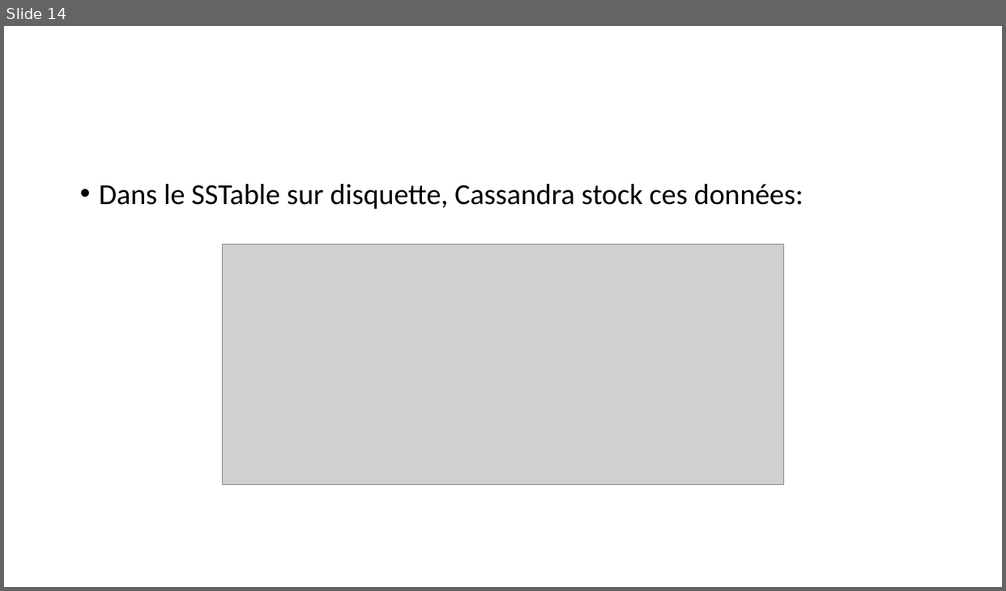
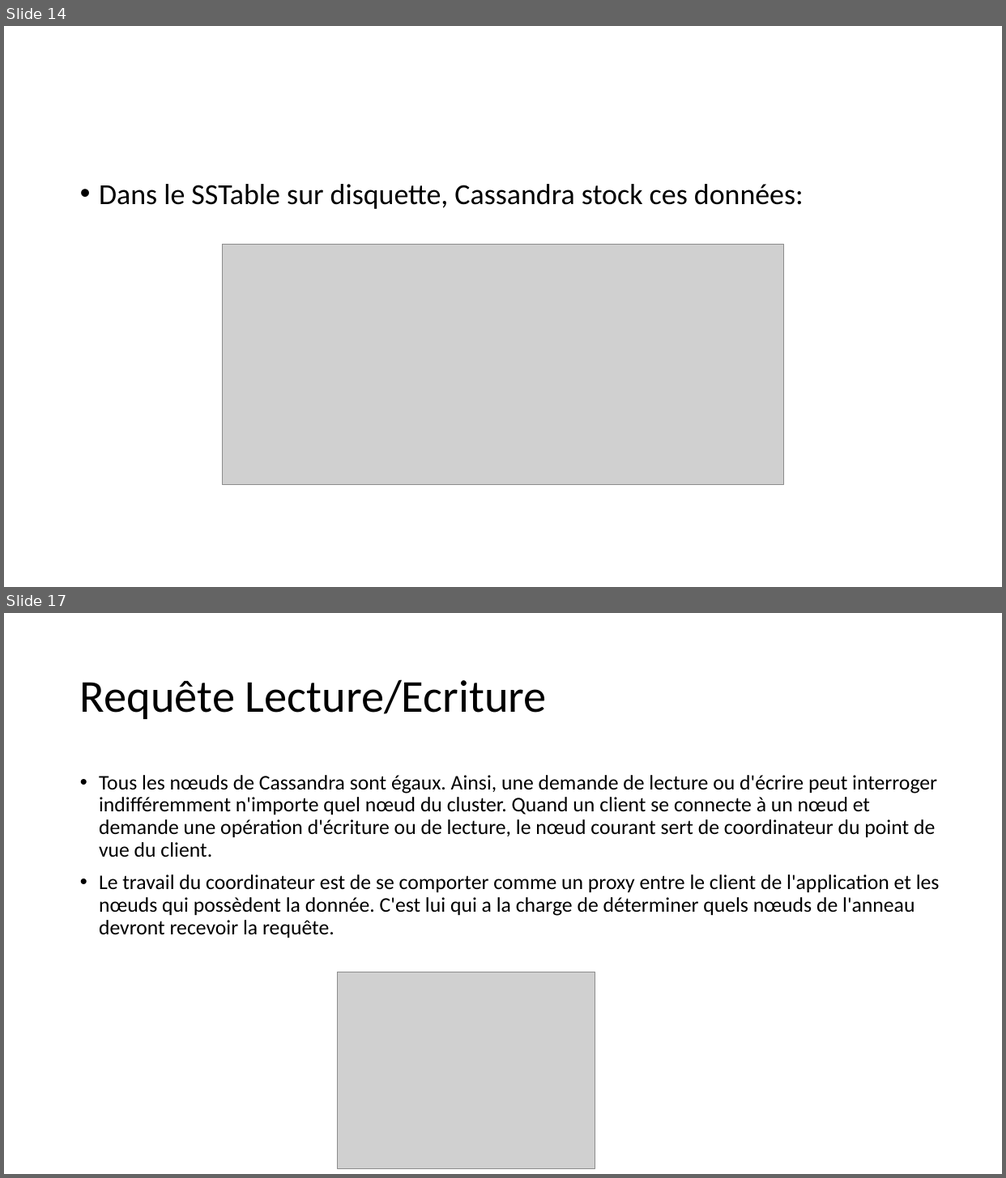
Before and after one commit to khalilbsaibes/cassandra, a slide deck: Cassandra.pptx. Shown one above the other, each under a label of ours: slide 14 before the commit, slides 14 and 17 after it; the slides between them are not shown. The pictures are 1006x591 and 1006x1178 pixels, drawn with LibreOffice and Linux fonts; fonts in the diff are those of the drawing; grey boxes stand for pictures. Boxes give left, top, right and bottom in pixels: in the first picture for what was removed or moved away, otherwise in the second. Text is boxed around its words. In the diff, an @@ line names an element or a change of style, - is before the commit and + after.

```diff
--- a/Cassandra.pptx
+++ b/Cassandra.pptx
@@ slide 17 added at bbox=[4, 613, 1002, 1174], background #FFFFFF @@
@@ title added at bbox=[80, 679, 547, 719], 44 pt, text #000000 @@
+Requête Lecture/Ecriture
@@ text added at bbox=[99, 775, 940, 938], 20 pt, text #000000 @@
+• Tous les nœuds de Cassandra sont égaux. Ainsi, une demande de lecture ou d'écrire peut interroger indifféremment n'importe quel nœud du cluster. Quand un client se connecte à un nœud et demande une opération d'écriture ou de lecture, le nœud courant sert de coordinateur du point de vue du client.
+• Le travail du coordinateur est de se comporter comme un proxy entre le client de l'application et les nœuds qui possèdent la donnée. C'est lui qui a la charge de déterminer quels nœuds de l'anneau devront recevoir la requête.
@@ picture added at bbox=[337, 973, 595, 1169] @@
```
Also in this commit, not shown: 2 slides changed, 7 other slides added.
